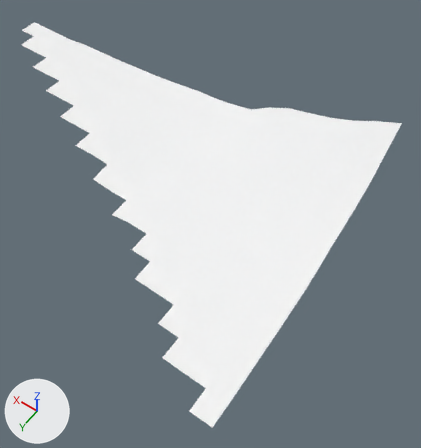
The glTF model world/bord/bd_-54_-3.glb: old version first, new version second.
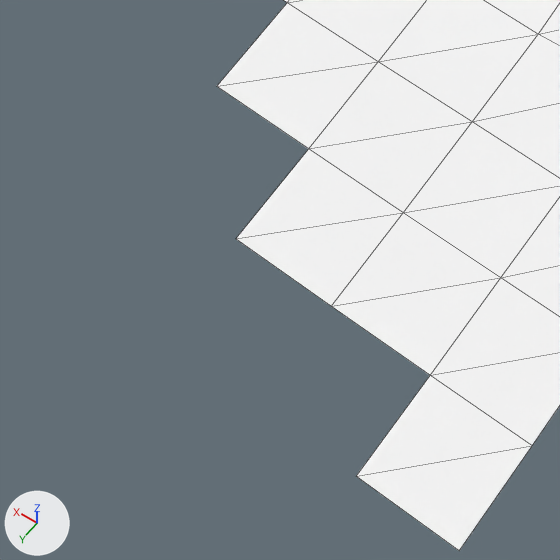
Each version appears first whole from a camera (50 mm lens) standing at (-13843.8, 606.3, 337.4) and looking at (-13797.8, 541.9, 236.3), and next in a close-up on the part from 26% to 56% of the width and 68% to 96% of the height. The lights are fixed; the arrows at lower left show +X, +Y and +Z. The last two pictures show the newer version. The close-ups show mesh edges as thin lines.

The first close-up shows 'tile'.
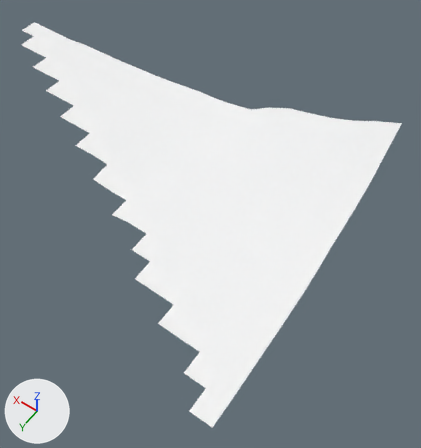
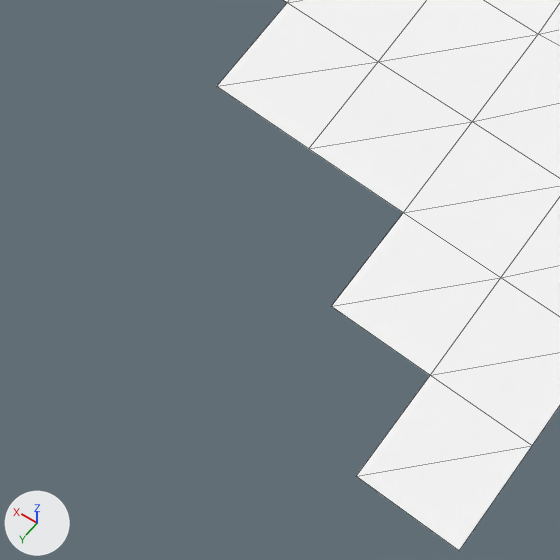
Where the change shows, as pixel boxes [x1, y1, x2, y2] in the close-ups (560 x 560 px):
part 1 of me_tile, deleted: before [236, 149, 403, 306]

The change in detail:
me_tile is used by ob_tile; location (0.0, 0.0, 0.0).
Verts and faces of me_tile; kept vertices keep their numbers, new ones are numbered from 184.
Before the commit, vertices of me_tile: 4 (-13814.0, 573.0, 236.4) at pixel (331, 306), 5 (-13809.0, 573.0, 236.6) at pixel (235, 238), 8 (-13814.0, 568.0, 236.6) at pixel (403, 212), 9 (-13809.0, 568.0, 236.7) at pixel (308, 148).
me_tile had 184 vertices, 296 faces and spanned x -13824.0..-13714.0, y 513.0..578.0, z 236.0..258.2.
me_tile now has 183 vertices, 294 faces and spans x -13824.0..-13714.0, y 513.0..578.0, z 236.0..258.2.
Part 1, on me_tile:
Vertices deleted: 5 (with the faces that use them).
Other edits to the shape of me_tile do not show in these pictures.
